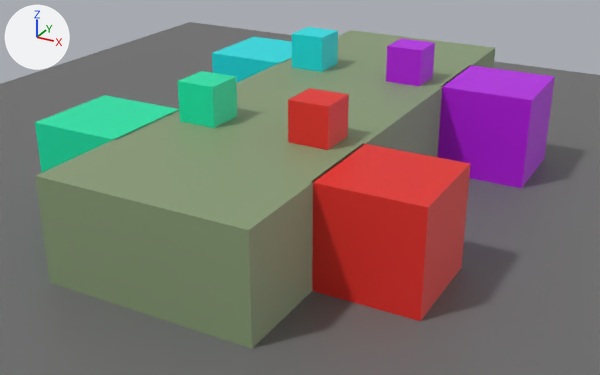
A saved change to the Blender file models/proto.blend.
One viewpoint serves both versions: a 50 mm lens placed at (7.77, -14.83, 7.28), pointed at (-0.02, -0.67, 0.2). Every picture has the same lights, and +X, +Y and +Z are marked at upper left.

The scene before the commit, as lines of its bpy script (objects in view):
```python
ob_cube = bpy.data.objects.new('Cube', me_cube)
ob_cube.location = (0.0, 0.0, 0.0)
ob_seat_001 = bpy.data.objects.new('seat.001', me_cube_001)
ob_seat_001.location = (3.0, -3.0, 1.0)
ob_seat_002 = bpy.data.objects.new('seat.002', me_cube_002)
ob_seat_002.location = (3.0, 3.0, 1.0)
ob_seat_003 = bpy.data.objects.new('seat.003', me_cube_003)
ob_seat_003.location = (-3.0, -3.0, 1.0)
ob_seat_004 = bpy.data.objects.new('seat.004', me_cube_004)
ob_seat_004.location = (-3.0, 3.0, 1.0)
ob_target_001 = bpy.data.objects.new('target.001', me_cube_008)
ob_target_001.location = (1.2, -2.2, 2.4)
ob_target_002 = bpy.data.objects.new('target.002', me_cube_007)
ob_target_002.location = (1.2, 2.2, 2.4)
ob_target_003 = bpy.data.objects.new('target.003', me_cube_006)
ob_target_003.location = (-1.2, -2.2, 2.4)
ob_target_004 = bpy.data.objects.new('target.004', me_cube_005)
ob_target_004.location = (-1.2, 2.2, 2.4)
# also in view: 'Plane' at (0.0, 0.0, 0.0)
```
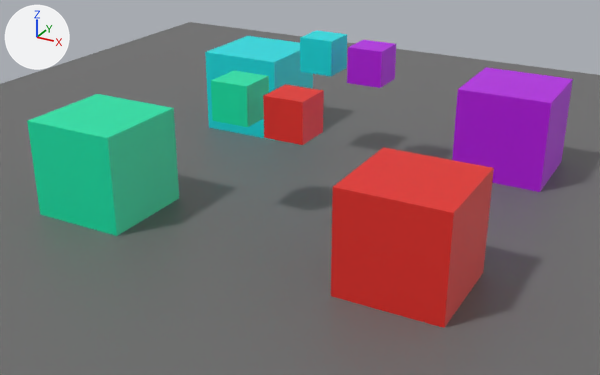
The edits, one by one:
Object 'Cube' (ob_cube) is deleted.
Object 'seat.001' (ob_seat_001) moves from (3.0, -3.0, 1.0) to (3.4, -3.0, 1.0).
Object 'seat.002' (ob_seat_002) moves from (3.0, 3.0, 1.0) to (3.4, 3.0, 1.0).
Object 'seat.003' (ob_seat_003) moves from (-3.0, -3.0, 1.0) to (-3.2, -3.0, 1.0).
Object 'seat.004' (ob_seat_004) moves from (-3.0, 3.0, 1.0) to (-3.2, 3.0, 1.0).
Object 'target.001' (ob_target_001) moves from (1.2, -2.2, 2.4) to (0.69, -2.2, 2.4).
Object 'target.002' (ob_target_002) moves from (1.2, 2.2, 2.4) to (0.5, 1.68, 2.4).
Object 'target.003' (ob_target_003) moves from (-1.2, -2.2, 2.4) to (-0.67, -1.87, 2.4).
Object 'target.004' (ob_target_004) moves from (-1.2, 2.2, 2.4) to (-0.85, 1.97, 2.4).

Pixel boxes (x1, y1, x2, y2) of what changed, in the pictures (600 x 375 px):
'Cube', deleted (green)
    before: (35, 30, 495, 349)
'seat.001', moved
    before: (312, 144, 471, 321)
    after: (331, 147, 494, 328)
'seat.003', moved
    before: (35, 95, 179, 173)
    after: (27, 94, 179, 236)
'seat.002', moved
    before: (437, 65, 555, 188)
    after: (452, 67, 573, 192)
'target.001', moved
    before: (288, 88, 349, 150)
    after: (263, 84, 324, 145)
'seat.004', moved
    before: (212, 37, 292, 83)
    after: (205, 36, 313, 140)
'target.003', moved
    before: (178, 71, 237, 128)
    after: (211, 71, 269, 127)
'target.002', moved
    before: (386, 38, 435, 86)
    after: (347, 40, 396, 88)
'target.004', moved
    before: (292, 27, 338, 72)
    after: (300, 31, 347, 76)
